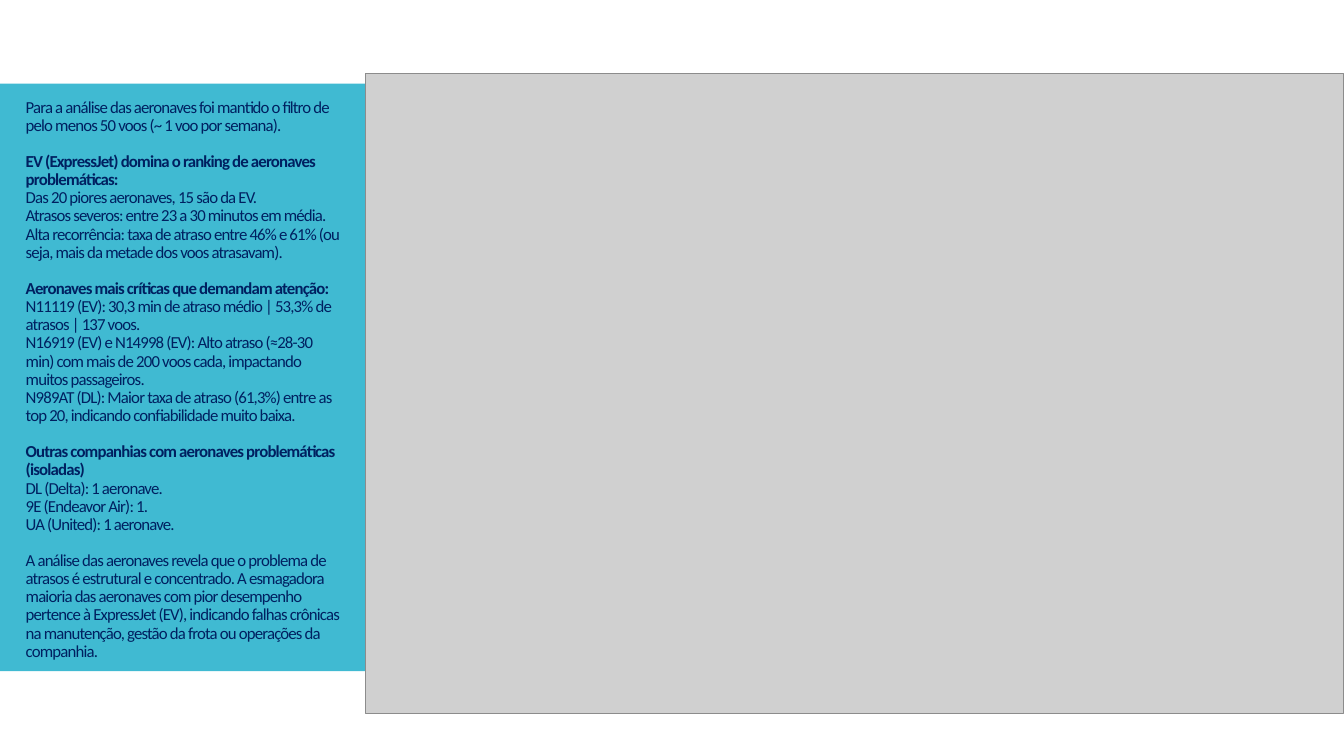
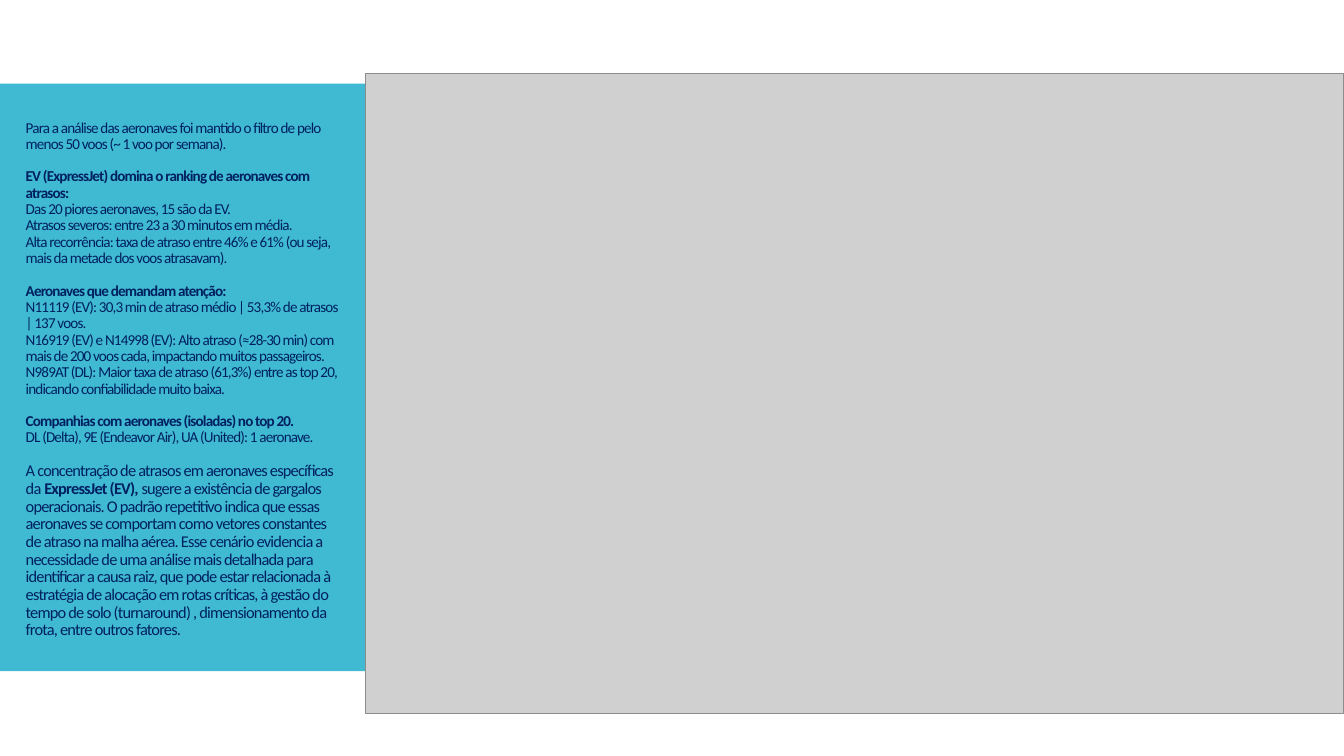
Before and after one commit to lilyansoares-lab/Atrasos_Voos, a slide deck: slide 7 of Análise Exploratoria de Dados - Atrasos Voos.pptx. Drawn at 1344x756 pixels with LibreOffice and Linux fonts; fonts in the diff are those of the drawing; grey boxes stand for pictures. Boxes give left, top, right and bottom in pixels: in the first picture for what was removed or moved away, otherwise in the second. Text is boxed around its words. In the diff, an @@ line names an element or a change of style, - is before the commit and + after.

```diff
--- a/Análise Exploratoria de Dados - Atrasos Voos.pptx
+++ b/Análise Exploratoria de Dados - Atrasos Voos.pptx
@@ title at [26,122,338,637]: text changed; size 12 to 10.8 pt @@
-Para a análise das aeronaves foi mantido o filtro de pelo menos 50 voos (~ 1 voo por semana).
-EV (ExpressJet) domina o ranking de aeronaves problemáticas:
-Das 20 piores aeronaves, 15 são da EV.
-Atrasos severos: entre 23 a 30 minutos em média.
-Alta recorrência: taxa de atraso entre 46% e 61% (ou seja, mais da metade dos voos atrasavam).
-Aeronaves mais críticas que demandam atenção:
-N11119 (EV): 30,3 min de atraso médio | 53,3% de atrasos | 137 voos.
-N16919 (EV) e N14998 (EV): Alto atraso (≈28-30 min) com mais de 200 voos cada, impactando muitos passageiros.
-N989AT (DL): Maior taxa de atraso (61,3%) entre as top 20, indicando confiabilidade muito baixa.
-Outras companhias com aeronaves problemáticas (isoladas)
-DL (Delta): 1 aeronave.
-9E (Endeavor Air): 1.
-UA (United): 1 aeronave.
-A análise das aeronaves revela que o problema de atrasos é estrutural e concentrado. A esmagadora maioria das aeronaves com pior desempenho pertence à ExpressJet (EV), indicando falhas crônicas na manutenção, gestão da frota ou operações da companhia.
+Para a análise das aeronaves foi mantido o filtro de pelo menos 50 voos (~ 1 voo por semana).
+EV (ExpressJet) domina o ranking de aeronaves com atrasos:
+Das 20 piores aeronaves, 15 são da EV.
+Atrasos severos: entre 23 a 30 minutos em média.
+Alta recorrência: taxa de atraso entre 46% e 61% (ou seja, mais da metade dos voos atrasavam).
+Aeronaves que demandam atenção:
+N11119 (EV): 30,3 min de atraso médio | 53,3% de atrasos | 137 voos.
+N16919 (EV) e N14998 (EV): Alto atraso (≈28-30 min) com mais de 200 voos cada, impactando muitos passageiros.
+N989AT (DL): Maior taxa de atraso (61,3%) entre as top 20, indicando confiabilidade muito baixa.
+Companhias com aeronaves (isoladas) no top 20.
+DL (Delta), 9E (Endeavor Air), UA (United): 1 aeronave.
+A concentração de atrasos em aeronaves específicas da ExpressJet (EV), sugere a existência de gargalos operacionais. O padrão repetitivo indica que essas aeronaves se comportam como vetores constantes de atraso na malha aérea. Esse cenário evidencia a necessidade de uma análise mais detalhada para identificar a causa raiz, que pode estar relacionada à estratégia de alocação em rotas críticas, à gestão do tempo de solo (turnaround) , dimensionamento da frota, entre outros fatores.
```
Also in this commit, not shown: 2 other slides changed.
